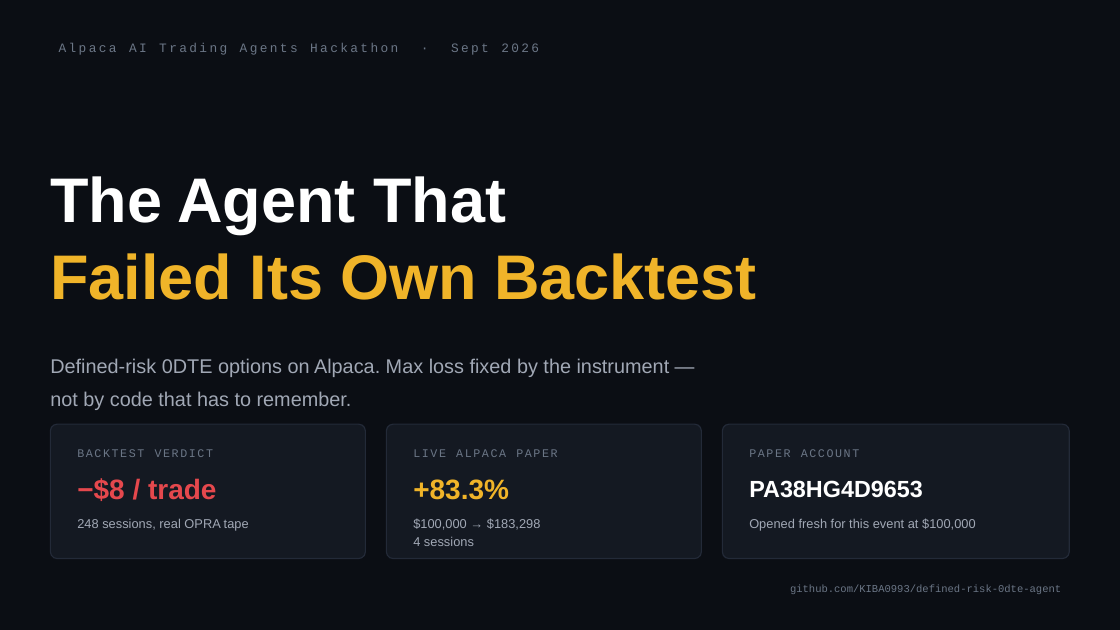
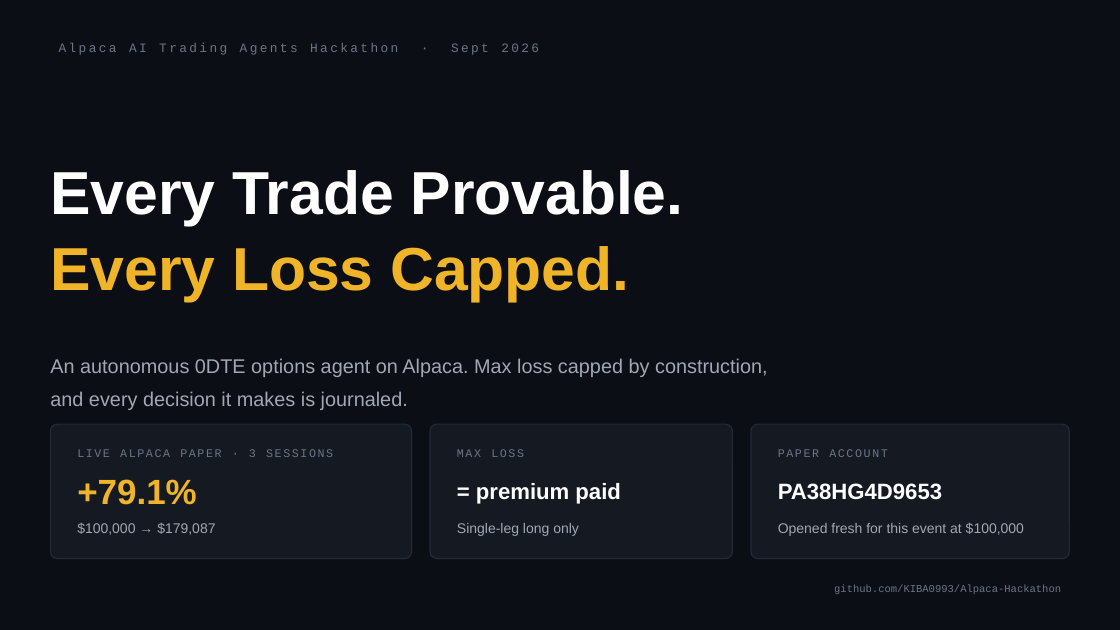
Before and after one commit to KIBA0993/Alpaca-Hackathon, a slide deck: slide 1 of assets/deck.pptx. Drawn at 1120x630 pixels with LibreOffice and Linux fonts; fonts in the diff are those of the drawing. Boxes give left, top, right and bottom in pixels: in the first picture for what was removed or moved away, otherwise in the second. Text is boxed around its words. In the diff, an @@ line names an element or a change of style, - is before the commit and + after.

```diff
--- a/assets/deck.pptx
+++ b/assets/deck.pptx
@@ text at [50, 170, 684, 301]: text changed; size 54 to 52 pt; text colour #F0B429 to #FFFFFF @@
-The Agent That
-Failed Its Own Backtest
+Every Trade Provable.
+Every Loss Capped.
@@ text at [50, 358, 768, 410]: text changed @@
-Defined-risk 0DTE options on Alpaca. Max loss fixed by the instrument —
-not by code that has to remember.
+An autonomous 0DTE options agent on Alpaca. Max loss capped by construction,
+and every decision it makes is journaled.
@@ rounded rectangle: place and size @@
-rounded rectangle at [50, 424, 365, 559]
+rounded rectangle at [50, 424, 412, 559]
@@ text at [77, 449, 333, 457]: text changed @@
-BACKTEST VERDICT
+LIVE ALPACA PAPER · 3 SESSIONS
@@ rounded rectangle: place and size @@
-rounded rectangle at [386, 424, 702, 559]
+rounded rectangle at [430, 424, 733, 559]
@@ text at [457, 449, 524, 457]: text changed @@
-LIVE ALPACA PAPER
+MAX LOSS
@@ rounded rectangle: place and size @@
-rounded rectangle at [723, 424, 1070, 559]
+rounded rectangle at [751, 424, 1070, 559]
@@ text "PAPER ACCOUNT": place and size @@
-text "PAPER ACCOUNT" at [749, 449, 860, 457]
+text "PAPER ACCOUNT" at [778, 449, 888, 457]
@@ text at [77, 479, 197, 505]: text changed; size 24 to 30 pt; text colour #E5484D to #F0B429 @@
-−$8 / trade
++79.1%
@@ text "PA38HG4D9653": place and size @@
-text "PA38HG4D9653" at [749, 480, 923, 498]
+text "PA38HG4D9653" at [778, 483, 942, 500]
@@ text "PA38HG4D9653" at [778, 483, 942, 500]: size 20 to 19 pt @@
@@ text at [476, 483, 620, 504]: text changed; size 24 to 19 pt; text colour #F0B429 to #FFFFFF @@
-+83.3%
+= premium paid
@@ text at [77, 523, 215, 535]: text changed; size 11 to 12 pt @@
-248 sessions, real OPRA tape
+$100,000 → $179,087
@@ text at [457, 523, 579, 536]: text changed; size 11 to 12 pt @@
-$100,000 → $183,298
-4 sessions
+Single-leg long only
@@ text "Opened fresh for this event ...": place and size @@
-text "Opened fresh for this event ..." at [749, 518, 976, 531]
+text "Opened fresh for this event ..." at [778, 522, 1024, 536]
@@ text "Opened fresh for this event ..." at [778, 522, 1024, 536]: size 11 to 12 pt @@
@@ text at [834, 584, 1061, 594]: text changed @@
-github.com/KIBA0993/defined-risk-0dte-agent
+github.com/KIBA0993/Alpaca-Hackathon
```
Also in this commit, not shown: 6 other slides changed, 1 slide added, 1 slide removed, 5 other files.
